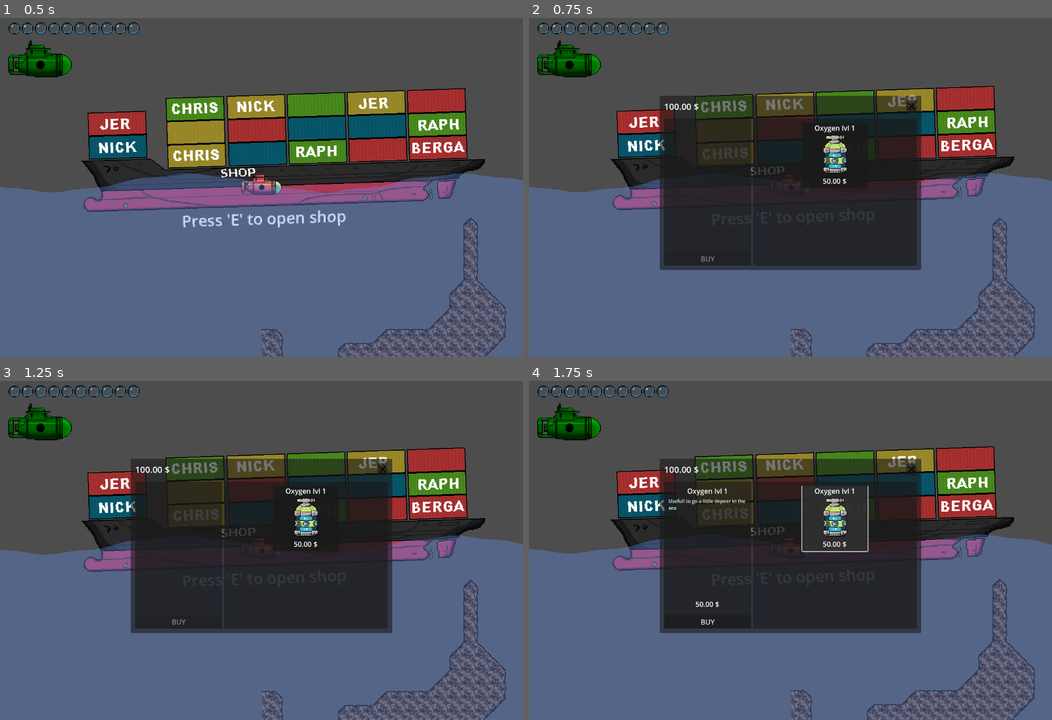
Above: before the commit, frames 1-4 (two rows, left to right).
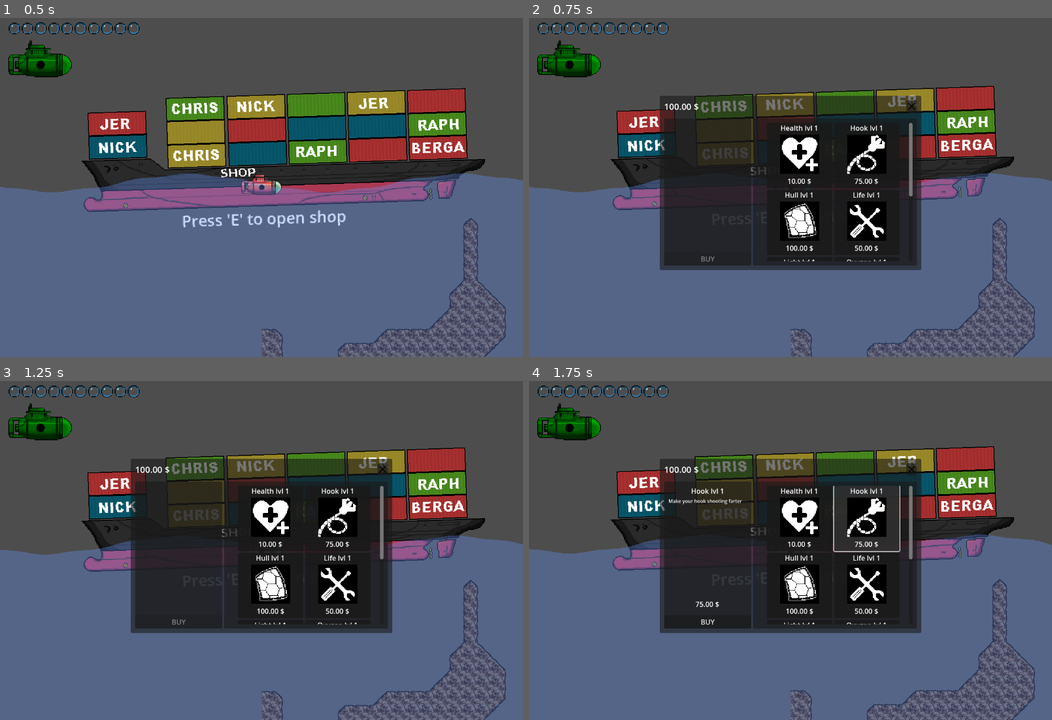
Above: after the commit, the same moments.

Repository: misterbamboo/ld57
Game: Godot game, scene res://MainGame.tscn
The game is run twice, just before and just after one commit, with the same random seed, the same clock (stepped at 60 frames per second) and the same inputs.
Inputs (mouse positions are in pixels of both pictures, inside the frame that each line leads up to):
- Up to frame 1 (0.5 s): no input
- Up to frame 2 (0.75 s): tap E at 0.5 s; hold Right (sub_right) from 0.53 s (still down); tap R at 0.6 s
- Up to frame 3 (1.25 s): keep holding Right (sub_right); tap E at 0.8 s
- Up to frame 4 (1.75 s): release Right (sub_right) at 1.25 s; click (832, 519) at 1.27 s

Frame 1 is identical in both runs. In frame 2, 4.5% of the frame differs, in the area x 45-74%, y 30-72%; in frame 3, 4.5%; in frame 4, 4.9%, in the area x 26-74%, y 30-72%.

Commit message:
feat: Finish shop items

Diff:
--- a/src/godotproject/GameState/money.gd
+++ b/src/godotproject/GameState/money.gd
@@ -7,3 +7,9 @@
 
 func addMoney(value: float):
 	money += value
+
+func tryRemoveMoney(value: float) -> bool:
+	if(money >= value):
+		money -= value
+		return true
+	return false
--- a/src/godotproject/Inventory/inventorymanager.gd
+++ b/src/godotproject/Inventory/inventorymanager.gd
@@ -1,8 +1,6 @@
 class_name InventoryManager extends Node #Area2D
 
 const SoundNames = preload("res://Audio/soundname.gd")
-
-static var instance: InventoryManager = null
 
 var inventory: Array = []
 
@@ -17,7 +15,6 @@
 var can_sell: bool = false
 
 func _ready():
-	instance = self
 	_reset_inventory()
 
 func _on_inventory_body_entered(body: Node2D) -> void:
--- a/src/godotproject/MainGame.tscn
+++ b/src/godotproject/MainGame.tscn
@@ -26,6 +26,12 @@
 [ext_resource type="Texture2D" uid="uid://v5rlg4d1pvgg" path="res://ShopManagement/Assets/oxy_tank.png" id="19_28psf"]
 [ext_resource type="Texture2D" uid="uid://dclgoyvr3jx7d" path="res://ShopManagement/Assets/exit_btn_16.png" id="20_a6adi"]
 [ext_resource type="Resource" uid="uid://bj5pq30aynjca" path="res://ShopManagement/ItemsDatabase/oxy_1.tres" id="20_cgwad"]
+[ext_resource type="Resource" uid="uid://b8ldl35smk3lx" path="res://ShopManagement/ItemsDatabase/health_1.tres" id="23_y1hsh"]
+[ext_resource type="Resource" uid="uid://0ubrf3u1q5cp" path="res://ShopManagement/ItemsDatabase/hook_1.tres" id="24_ql8k3"]
+[ext_resource type="Resource" uid="uid://ddjoboxmpm5c" path="res://ShopManagement/ItemsDatabase/hull_1.tres" id="25_5b81d"]
+[ext_resource type="Resource" uid="uid://b5epj64qgp0vw" path="res://ShopManagement/ItemsDatabase/life_1.tres" id="26_8kysg"]
+[ext_resource type="Resource" uid="uid://ih62eyehvjgu" path="res://ShopManagement/ItemsDatabase/light_1.tres" id="27_n03md"]
+[ext_resource type="Resource" uid="uid://dmwqivu5lrfxa" path="res://ShopManagement/ItemsDatabase/speed_1.tres" id="29_uhubb"]
 
 [sub_resource type="TileSetAtlasSource" id="TileSetAtlasSource_28psf"]
 texture = ExtResource("7_ma1re")
@@ -237,7 +243,7 @@
 expand_mode = 1
 stretch_mode = 4
 
-[node name="ShopScreen" type="Control" parent="CanvasLayer" node_paths=PackedStringArray("moneyDisplayLabel", "buyButton", "titleLabel", "descriptionLabel", "priceLabel", "shopItemsContainer")]
+[node name="ShopScreen" type="Control" parent="CanvasLayer" node_paths=PackedStringArray("moneyDisplayLabel", "buyButton", "titleLabel", "descriptionLabel", "priceLabel", "messageLabel", "shopItemsContainer")]
 layout_mode = 3
 anchors_preset = 15
 anchor_right = 1.0
@@ -245,12 +251,13 @@
 grow_horizontal = 2
 grow_vertical = 2
 script = ExtResource("17_yphxy")
-shopDefinitions = Array[ExtResource("19_6brkw")]([ExtResource("20_cgwad")])
+shopDefinitions = Array[ExtResource("19_6brkw")]([ExtResource("23_y1hsh"), ExtResource("24_ql8k3"), ExtResource("25_5b81d"), ExtResource("26_8kysg"), ExtResource("27_n03md"), ExtResource("20_cgwad"), ExtResource("29_uhubb")])
 moneyDisplayLabel = NodePath("CenterContainer/PanelContainer/VBoxContainer/MarginContainer2/HBoxContainer2/PlayerMoney")
-buyButton = NodePath("CenterContainer/PanelContainer/VBoxContainer/MarginContainer/HBoxContainer/MarginContainerLeft/PanelContainer/VBoxContainer/Button")
+buyButton = NodePath("CenterContainer/PanelContainer/VBoxContainer/MarginContainer/HBoxContainer/MarginContainerLeft/PanelContainer/VBoxContainer/BuyButton")
 titleLabel = NodePath("CenterContainer/PanelContainer/VBoxContainer/MarginContainer/HBoxContainer/MarginContainerLeft/PanelContainer/VBoxContainer/MarginContainer/VBoxContainer/Title")
 descriptionLabel = NodePath("CenterContainer/PanelContainer/VBoxContainer/MarginContainer/HBoxContainer/MarginContainerLeft/PanelContainer/VBoxContainer/MarginContainer/VBoxContainer/Description")
 priceLabel = NodePath("CenterContainer/PanelContainer/VBoxContainer/MarginContainer/HBoxContainer/MarginContainerLeft/PanelContainer/VBoxContainer/MarginContainer/VBoxContainer/Price")
+messageLabel = NodePath("CenterContainer/PanelContainer/VBoxContainer/MarginContainer/HBoxContainer/MarginContainerLeft/PanelContainer/VBoxContainer/MarginContainer/VBoxContainer/Message")
 shopItemsContainer = NodePath("CenterContainer/PanelContainer/VBoxContainer/MarginContainer/HBoxContainer/MarginContainerRight/MarginContainer/ScrollContainer/CenterContainer/ShopItems")
 shopItemComponent = ExtResource("18_ma1re")
 temp_oxy_icon = ExtResource("19_28psf")
@@ -342,7 +349,14 @@
 text = "1000$"
 horizontal_alignment = 1
 
-[node name="Button" type="Button" parent="CanvasLayer/ShopScreen/CenterContainer/PanelContainer/VBoxContainer/MarginContainer/HBoxContainer/MarginContainerLeft/PanelContainer/VBoxContainer"]
+[node name="Message" type="Label" parent="CanvasLayer/ShopScreen/CenterContainer/PanelContainer/VBoxContainer/MarginContainer/HBoxContainer/MarginContainerLeft/PanelContainer/VBoxContainer/MarginContainer/VBoxContainer"]
+layout_mode = 2
+theme_override_colors/font_color = Color(0.876621, 0.703579, 0, 1)
+theme_override_font_sizes/font_size = 11
+text = "message"
+horizontal_alignment = 1
+
+[node name="BuyButton" type="Button" parent="CanvasLayer/ShopScreen/CenterContainer/PanelContainer/VBoxContainer/MarginContainer/HBoxContainer/MarginContainerLeft/PanelContainer/VBoxContainer"]
 layout_mode = 2
 text = "BUY"
 
@@ -372,3 +386,4 @@
 columns = 2
 
 [connection signal="button_up" from="CanvasLayer/ShopScreen/CenterContainer/PanelContainer/VBoxContainer/MarginContainer2/HBoxContainer2/ExitButton" to="CanvasLayer/ShopScreen" method="_on_exit_button_up"]
+[connection signal="button_up" from="CanvasLayer/ShopScreen/CenterContainer/PanelContainer/VBoxContainer/MarginContainer/HBoxContainer/MarginContainerLeft/PanelContainer/VBoxContainer/BuyButton" to="CanvasLayer/ShopScreen" method="_on_buy_button_button_up"]
--- a/src/godotproject/ShopManagement/ItemsDatabase/ShopItemDef.gd
+++ b/src/godotproject/ShopManagement/ItemsDatabase/ShopItemDef.gd
@@ -1,6 +1,15 @@
 class_name ShopItemDef extends Resource
+
+const UpgradeType = preload("res://Upgrades/upgrade_type.gd").UpgradeType
+
 @export var key: String
 @export var title: String
 @export var description: String
 @export var price: float
 @export var icon: Texture2D
+
+@export var upgradeType: UpgradeType = UpgradeType.NONE
+@export var upgradeValue: float = 0.0
+
+@export var upgradeType2: UpgradeType = UpgradeType.NONE
+@export var upgradeValue2: float = 0.0
--- /dev/null
+++ b/src/godotproject/ShopManagement/ItemsDatabase/health_1.tres
@@ -0,0 +1,17 @@
+[gd_resource type="Resource" script_class="ShopItemDef" load_steps=3 format=3 uid="uid://b8ldl35smk3lx"]
+
+[ext_resource type="Texture2D" uid="uid://bjxa4nvvmq8r1" path="res://ShopManagement/Assets/health_upgrade.png" id="1_fbgqu"]
+[ext_resource type="Script" uid="uid://b2uchrnmg5evm" path="res://ShopManagement/ItemsDatabase/ShopItemDef.gd" id="2_c7dp2"]
+
+[resource]
+script = ExtResource("2_c7dp2")
+key = "health_1"
+title = "Health lvl 1"
+description = "Better health capacity. Would take more time to die from missing air or cumulated demages."
+price = 10.0
+icon = ExtResource("1_fbgqu")
+upgradeType = 2
+upgradeValue = 50.0
+upgradeType2 = 7
+upgradeValue2 = 0.0
+metadata/_custom_type_script = "uid://b2uchrnmg5evm"
--- /dev/null
+++ b/src/godotproject/ShopManagement/ItemsDatabase/hook_1.tres
@@ -0,0 +1,17 @@
+[gd_resource type="Resource" script_class="ShopItemDef" load_steps=3 format=3 uid="uid://0ubrf3u1q5cp"]
+
+[ext_resource type="Texture2D" uid="uid://bqybbsd3th8fl" path="res://ShopManagement/Assets/hook-upgrade.png" id="1_qy58e"]
+[ext_resource type="Script" uid="uid://b2uchrnmg5evm" path="res://ShopManagement/ItemsDatabase/ShopItemDef.gd" id="2_hig17"]
+
+[resource]
+script = ExtResource("2_hig17")
+key = "hook_1"
+title = "Hook lvl 1"
+description = "Make your hook shooting farter"
+price = 75.0
+icon = ExtResource("1_qy58e")
+upgradeType = 4
+upgradeValue = 50.0
+upgradeType2 = 7
+upgradeValue2 = 0.0
+metadata/_custom_type_script = "uid://b2uchrnmg5evm"
--- /dev/null
+++ b/src/godotproject/ShopManagement/ItemsDatabase/hull_1.tres
@@ -0,0 +1,17 @@
+[gd_resource type="Resource" script_class="ShopItemDef" load_steps=3 format=3 uid="uid://ddjoboxmpm5c"]
+
+[ext_resource type="Texture2D" uid="uid://dps7tgv24iaw2" path="res://ShopManagement/Assets/hull-upgrade.png" id="1_lrvs4"]
+[ext_resource type="Script" uid="uid://b2uchrnmg5evm" path="res://ShopManagement/ItemsDatabase/ShopItemDef.gd" id="2_px0gj"]
+
+[resource]
+script = ExtResource("2_px0gj")
+key = "hull_1"
+title = "Hull lvl 1"
+description = "Make your submarine more resistant to impacts."
+price = 100.0
+icon = ExtResource("1_lrvs4")
+upgradeType = 5
+upgradeValue = 50.0
+upgradeType2 = 6
+upgradeValue2 = 50.0
+metadata/_custom_type_script = "uid://b2uchrnmg5evm"
--- /dev/null
+++ b/src/godotproject/ShopManagement/ItemsDatabase/life_1.tres
@@ -0,0 +1,17 @@
+[gd_resource type="Resource" script_class="ShopItemDef" load_steps=3 format=3 uid="uid://b5epj64qgp0vw"]
+
+[ext_resource type="Texture2D" uid="uid://cnf2gtfax4a5p" path="res://ShopManagement/Assets/repair-upgrade.png" id="1_0mhh8"]
+[ext_resource type="Script" uid="uid://b2uchrnmg5evm" path="res://ShopManagement/ItemsDatabase/ShopItemDef.gd" id="2_wjdpc"]
+
+[resource]
+script = ExtResource("2_wjdpc")
+key = "life_1"
+title = "Life lvl 1"
+description = "Fix issues on you sub before it sinks."
+price = 50.0
+icon = ExtResource("1_0mhh8")
+upgradeType = 6
+upgradeValue = 50.0
+upgradeType2 = 7
+upgradeValue2 = 0.0
+metadata/_custom_type_script = "uid://b2uchrnmg5evm"
--- /dev/null
+++ b/src/godotproject/ShopManagement/ItemsDatabase/light_1.tres
@@ -0,0 +1,17 @@
+[gd_resource type="Resource" script_class="ShopItemDef" load_steps=3 format=3 uid="uid://ih62eyehvjgu"]
+
+[ext_resource type="Texture2D" uid="uid://i1ju1abllhu7" path="res://ShopManagement/Assets/light-upgrade.png" id="1_ubh5h"]
+[ext_resource type="Script" uid="uid://b2uchrnmg5evm" path="res://ShopManagement/ItemsDatabase/ShopItemDef.gd" id="2_w0arw"]
+
+[resource]
+script = ExtResource("2_w0arw")
+key = "light_1"
+title = "Light lvl 1"
+description = "See better in the dark."
+price = 250.0
+icon = ExtResource("1_ubh5h")
+upgradeType = 3
+upgradeValue = 50.0
+upgradeType2 = 7
+upgradeValue2 = 0.0
+metadata/_custom_type_script = "uid://b2uchrnmg5evm"
--- a/src/godotproject/ShopManagement/ItemsDatabase/oxy_1.tres
+++ b/src/godotproject/ShopManagement/ItemsDatabase/oxy_1.tres
@@ -7,7 +7,11 @@
 script = ExtResource("1_ejvtk")
 key = "oxy_1"
 title = "Oxygen lvl 1"
-description = "Usefull to go a little depeer in the sea"
-price = 50.0
+description = "Usefull to go a little deeper in the sea."
+price = 100.0
 icon = ExtResource("1_56syx")
+upgradeType = 1
+upgradeValue = 50.0
+upgradeType2 = 7
+upgradeValue2 = 0.0
 metadata/_custom_type_script = "uid://b2uchrnmg5evm"
--- /dev/null
+++ b/src/godotproject/ShopManagement/ItemsDatabase/speed_1.tres
@@ -0,0 +1,17 @@
+[gd_resource type="Resource" script_class="ShopItemDef" load_steps=3 format=3 uid="uid://dmwqivu5lrfxa"]
+
+[ext_resource type="Texture2D" uid="uid://duk8nsyyalxap" path="res://ShopManagement/Assets/propeller-upgrade.png" id="1_qh4ut"]
+[ext_resource type="Script" uid="uid://b2uchrnmg5evm" path="res://ShopManagement/ItemsDatabase/ShopItemDef.gd" id="2_o8u2a"]
+
+[resource]
+script = ExtResource("2_o8u2a")
+key = "speed_1"
+title = "Propeller lvl 1"
+description = "Give your sub a little torque!"
+price = 1000.0
+icon = ExtResource("1_qh4ut")
+upgradeType = 0
+upgradeValue = 100.0
+upgradeType2 = 7
+upgradeValue2 = 0.0
+metadata/_custom_type_script = "uid://b2uchrnmg5evm"
--- a/src/godotproject/ShopManagement/ShopItem/shopitem.gd
+++ b/src/godotproject/ShopManagement/ShopItem/shopitem.gd
@@ -1,27 +1,19 @@
 class_name ShopItem extends Panel
 
-signal shop_item_selected(key: String, title: String, icon: Texture2D, description: String, price: float)
+signal shop_item_selected(itemDef: ShopItemDef)
 
 @export var titleLabel: Label
 @export var iconTextureRect: TextureRect
 @export var priceLabel: Label
 
-var _key: String = ""
-var _title: String = ""
-var _description: String = ""
-var _price: float = 0.0
-var _icon: Texture2D = null
+var _itemDef: ShopItemDef
 
-func build(key: String, title: String, icon: Texture2D, description: String, price: float):
-	_key = key
-	_title = title
-	_icon = icon
-	_description = description
-	_price = price
+func build(itemDef: ShopItemDef):
+	_itemDef = itemDef
 
-	titleLabel.text = _title
-	priceLabel.text = ("%.2f" % _price) + " $"
-	iconTextureRect.texture = _icon
+	titleLabel.text = _itemDef.title
+	priceLabel.text = ("%.2f" % _itemDef.price) + " $"
+	iconTextureRect.texture = _itemDef.icon
 
 func _on_button_button_up() -> void:
-	emit_signal("shop_item_selected", _key, _title, _icon, _description, _price)
+	emit_signal("shop_item_selected", _itemDef)
--- a/src/godotproject/ShopManagement/shopscreen.gd
+++ b/src/godotproject/ShopManagement/shopscreen.gd
@@ -1,4 +1,6 @@
 class_name ShopScreen extends Control
+
+const UpgradeType = preload("res://Upgrades/upgrade_type.gd").UpgradeType
 
 @export var shopDefinitions: Array[ShopItemDef] = []
 
@@ -8,11 +10,14 @@
 @export var titleLabel: Label
 @export var descriptionLabel: RichTextLabel
 @export var priceLabel: Label
+@export var messageLabel: Label
+
 @export var shopItemsContainer: GridContainer
 @export var shopItemComponent: PackedScene
 var shopItems : Array[ShopItem] = []
 
-var selectedPrice: float = 0
+var selectedItem: ShopItemDef = null
+var displayMessage: String = ""
 
 @export var temp_oxy_icon: Texture2D
 
@@ -21,19 +26,22 @@
 	_reset_ui()
 
 	for shopDef in shopDefinitions:
-		_add_item_to_shop(shopDef.key, shopDef.title, shopDef.icon, shopDef.description, shopDef.price)
+		_add_item_to_shop(shopDef)
 	#_add_item_to_shop("oxy2", "Super Oxy", temp_oxy_icon, "Give you a LOT of oxygen for deap dives", 499.99)
 	#_add_item_to_shop("oxy3", "AwesOxy", temp_oxy_icon, "Awsome oxy can bring you to the MOON", 59999.99)
 
 func _reset_ui():
+	moneyDisplayLabel.text = ("%.2f" % MoneyBag.getTotal()) + " $"
 	titleLabel.text = "Select an item"
 	descriptionLabel.text = ""
 	priceLabel.text = ""
+	messageLabel.text = ""
+	displayMessage = ""
 	_updateItemState(false)
 
-func _add_item_to_shop(key: String, title: String, icon: Texture2D, description: String, price: float):
+func _add_item_to_shop(itemDef: ShopItemDef):
 	var item = shopItemComponent.instantiate() as ShopItem
-	item.build(key, title, icon, description, price)
+	item.build(itemDef)
 	item.shop_item_selected.connect(_shop_item_selected)
 	shopItems.append(item)
 	shopItemsContainer.add_child(item)
@@ -41,24 +49,66 @@
 func displayScreen():
 	_reset_ui()
 	visible = true
-	moneyDisplayLabel.text = ("%.2f" % MoneyBag.getTotal()) + " $"
 	Oxygen.inactive()
 	Game.instance.change_state(Game.GameState.IN_SHOP)
 
-func _shop_item_selected(key: String, title: String, icon: Texture2D, description: String, price: float):
-	titleLabel.text = title
-	descriptionLabel.text = description
-	priceLabel.text = ("%.2f" % price) + " $"
-	selectedPrice = price
+func _shop_item_selected(itemDef: ShopItemDef):
+	selectedItem = itemDef
+	titleLabel.text = selectedItem.title
+	descriptionLabel.text = selectedItem.description
+	priceLabel.text = ("%.2f" % selectedItem.price) + " $"
 	_updateItemState(true)
 
 func _updateItemState(itemSelected: bool):
-	buyButton.disabled = !itemSelected or MoneyBag.getTotal() < selectedPrice
+	buyButton.disabled = !itemSelected or MoneyBag.getTotal() < selectedItem.price
 	titleLabel.visible = itemSelected
 	descriptionLabel.visible = itemSelected
 	priceLabel.visible = itemSelected
+	var shouldDisplayMessage = displayMessage != null and displayMessage.length() > 0
+	messageLabel.visible = shouldDisplayMessage
+	messageLabel.text = displayMessage
 
 func _on_exit_button_up() -> void:
 	visible = false
 	Oxygen.active()
 	Game.instance.change_state(Game.GameState.IN_ACTION)
+
+func _on_buy_button_button_up() -> void:
+	var isBuyable = MoneyBag.getTotal() >= selectedItem.price
+	if(!isBuyable):
+		displayMessage = "Not enought money"
+		_updateItemState(true)
+		return
+
+	if(!MoneyBag.tryRemoveMoney(selectedItem.price)):
+		displayMessage = "Not more money"
+		_updateItemState(true)
+		return
+
+	if(selectedItem.upgradeType != UpgradeType.NONE):
+		bought_upgrade(selectedItem.upgradeType, selectedItem.upgradeValue)
+
+	if(selectedItem.upgradeType2 != UpgradeType.NONE):
+		bought_upgrade(selectedItem.upgradeType2, selectedItem.upgradeValue2)
+
+	_reset_ui()
+
+func bought_upgrade(upgrade_type: UpgradeType, value: float):
+	var submarine = Submarine.instance
+	match upgrade_type:
+		UpgradeType.OXYGEN_UPGRADE:
+			submarine.increase_oxygen(value)
+		UpgradeType.HEALTH_UPGRADE:
+			submarine.increase_health(value)
+		UpgradeType.LIGHT_UPGRADE:
+			submarine.increase_light(value)
+		UpgradeType.SPEED_UPGRADE:
+			submarine.increase_speed(value)
+		UpgradeType.HOOK_UPGRADE:
+			submarine.increase_hook(value)
+		UpgradeType.HULL_UPGRADE:
+			submarine.increase_hull(value)
+		UpgradeType.LIFE_RECOVER:
+			Life.refill(value)
+
+	#AudioManager.instance.play_sound(SoundNames.SoundName.UPGRADE1)
--- a/src/godotproject/Singletons/life.gd
+++ b/src/godotproject/Singletons/life.gd
@@ -1,52 +1,44 @@
 extends Node
 
-var quantity: float
-var capacity: float
+var life_quantity: float
+var life_capacity: float
+func _get_life_capacity() -> float:
+	return life_capacity + Submarine.instance.hull_capacity_upgrade
+
 var losing_life := false
 
 var starting_quantity := 100.0
 var starting_capacity := 100.0
 var reduction_per_sec_when_no_oxy := 20.0 # 5 seconds
 
-func _ready():
-	quantity = starting_quantity
-	capacity = starting_capacity
+func _ready() -> void:
+	life_quantity = starting_quantity
+	life_capacity = starting_capacity
 
 func _process(delta: float) -> void:
 	var is_losing = false
 	if Oxygen.quantity <= 0 and not Game.instance.invincible:
-		quantity -= delta * reduction_per_sec_when_no_oxy
+		life_quantity -= delta * reduction_per_sec_when_no_oxy
 		is_losing = true
 
 	losing_life = is_losing
-	quantity = clamp(quantity, 0, capacity)
+	life_quantity = clamp(life_quantity, 0, _get_life_capacity())
 
-	_update_life()
-
-func _update_life():
-	if Submarine.instance.life_upgrade_bought:
-		quantity += 25
-		Submarine.instance.life_upgrade_bought = false
-
-	if Submarine.instance.hull_upgrade_bought:
-		if quantity != capacity:
-			capacity += 25
-			quantity += 25
-			Submarine.instance.hull_upgrade_bought = false
-			print("Hull upgraded hheeeheee")
+func refill(amount: float):
+	life_quantity = clamp(life_quantity + amount, 0, _get_life_capacity())
 
 func hit(damage: float) -> void:
-	quantity = clamp(quantity - damage, 0, capacity)
+	life_quantity = clamp(life_quantity - damage, 0, _get_life_capacity())
 	losing_life = true
 
 func is_dead() -> bool:
-	return quantity <= 0
+	return life_quantity <= 0
 
 func get_quantity() -> float:
-	return quantity
+	return life_quantity
 
 func get_capacity() -> float:
-	return capacity
+	return _get_life_capacity()
 
 func is_losing_life() -> bool:
 	return losing_life
--- a/src/godotproject/Singletons/oxygen.gd
+++ b/src/godotproject/Singletons/oxygen.gd
@@ -1,7 +1,9 @@
 extends Node
 
 var quantity: float
-var capacity: float
+var oxy_capacity: float
+func _get_oxy_capacity() -> float:
+	return oxy_capacity + Submarine.instance.oxygen_capacity_upgrade
 
 @export var starting_quantity: float = 100.0
 @export var starting_capacity: float = 100.0
@@ -10,15 +12,15 @@
 
 var isInactive: bool = false
 
+func _ready() -> void:
+	quantity = starting_quantity
+	oxy_capacity = starting_capacity
+
 func inactive():
 	isInactive = true
 
 func active():
 	isInactive = false
-
-func _ready():
-	quantity = starting_quantity
-	capacity = starting_capacity
 
 func _process(delta: float) -> void:
 	if(isInactive):
@@ -28,18 +30,11 @@
 	else:
 		quantity += delta * recuperation_per_sec
 
-	quantity = clamp(quantity, 0, capacity)
-
-	_update_oxygen()
-
-func _update_oxygen():
-	if Submarine.instance.oxygen_upgrade_bought:
-		capacity += 50
-		Submarine.instance.oxygen_upgrade_bought = false
+	quantity = clamp(quantity, 0, _get_oxy_capacity())
 
 # Méthodes pour garder compatibilité avec interface
 func get_quantity() -> float:
 	return quantity
 
 func get_capacity() -> float:
-	return capacity
+	return _get_oxy_capacity()
--- a/src/godotproject/Submarine/submarine.gd
+++ b/src/godotproject/Submarine/submarine.gd
@@ -1,19 +1,12 @@
 class_name Submarine extends Node2D
 
-const UT = preload("res://Upgrades/upgrade_type.gd")
 const SoundNames = preload("res://Audio/soundname.gd")
 
-var speed_upgrade_bought := false
-var oxygen_upgrade_bought := false
-var life_upgrade_bought := false
-var light_upgrade_bought := false
-var hook_upgrade_bought := false
-var hull_upgrade_bought := false
-
-static var instance : Submarine = null
 static var rb : RigidBody2D = null
 
 var map := MapGenerator.instance
+
+static var instance: Submarine
 
 func _ready():
 	instance = self
@@ -38,44 +31,26 @@
 		var damage = (rb.linear_velocity.length() - 1) * 2
 		Life.hit(damage)
 
-# Fonctions pour appliquer les améliorations
-func increase_oxygen():
-	oxygen_upgrade_bought = true
+var oxygen_capacity_upgrade: float
+func increase_oxygen(amount: float):
+	oxygen_capacity_upgrade += amount
 
-func increase_health():
-	life_upgrade_bought = true
+var health_capacity_upgrade: float
+func increase_health(amount: float):
+	health_capacity_upgrade += amount
 
-func increase_light():
-	light_upgrade_bought = true
+var light_capacity_upgrade: float
+func increase_light(amount: float):
+	light_capacity_upgrade += amount
 
-func increase_speed():
-	speed_upgrade_bought = true
+var speed_capacity_upgrade: float
+func increase_speed(amount: float):
+	speed_capacity_upgrade += amount
 
-func increase_hook():
-	hook_upgrade_bought = true
+var hook_capacity_upgrade: float
+func increase_hook(amount: float):
+	hook_capacity_upgrade += amount
 
-func increase_hull():
-	hull_upgrade_bought = true
-
-func bought_upgrade(upgrade_type):
-	match upgrade_type:
-		UT.UpgradeType.OXYGEN_UPGRADE:
-			increase_oxygen()
-		UT.UpgradeType.HEALTH_UPGRADE:
-			increase_health()
-		UT.UpgradeType.LIGHT_UPGRADE:
-			increase_light()
-		UT.UpgradeType.SPEED_UPGRADE:
-			increase_speed()
-		UT.UpgradeType.HOOK_UPGRADE:
-			increase_hook()
-		UT.UpgradeType.HULL_UPGRADE:
-			increase_hull()
-
-	AudioManager.instance.play_sound(SoundNames.SoundName.UPGRADE1)
-
-func try_spend_money_amount(amount: int) -> bool:
-	if InventoryManager.instance.inventory_reward >= amount:
-		InventoryManager.instance.inventory_reward -= amount
-		return true
-	return false
+var hull_capacity_upgrade: float
+func increase_hull(amount: float):
+	hull_capacity_upgrade += amount
--- a/src/godotproject/Submarine/submarinemovement.gd
+++ b/src/godotproject/Submarine/submarinemovement.gd
@@ -1,6 +1,9 @@
 class_name SubmarineMovement extends RigidBody2D
 
 @export var move_speed: float = 200.0
+func _get_move_speed() -> float:
+	return move_speed + Submarine.instance.speed_capacity_upgrade
+
 @export var point_light: Light2D
 
 @export var out_of_water_buffer_zone := 20.0
@@ -23,28 +26,22 @@
 	var down_strength = Input.get_action_strength("sub_down")
 
 	if up_strength > 0:
-		force.y -= move_speed
+		force.y -= _get_move_speed()
 
 	if down_strength > 0:
-		force.y += move_speed
+		force.y += _get_move_speed()
 
 	# Handle horizontal movement
 	var right_strength = Input.get_action_strength("sub_right")
 	var left_strength = Input.get_action_strength("sub_left")
 
 	if right_strength > 0:
-		force.x += move_speed
+		force.x += _get_move_speed()
 
 	if left_strength > 0:
-		force.x -= move_speed
+		force.x -= _get_move_speed()
 
 	apply_central_force(force)
-	_update_speed()
-
-func _update_speed():
-	if Submarine.instance.speed_upgrade_bought:
-		move_speed += 2
-		Submarine.instance.speed_upgrade_bought = false
 
 func _outside_water_force(surface: float):
 	if global_position.y < surface - out_of_water_buffer_zone:
--- a/src/godotproject/Upgrades/upgrade_type.gd
+++ b/src/godotproject/Upgrades/upgrade_type.gd
@@ -4,5 +4,7 @@
 	HEALTH_UPGRADE,
 	LIGHT_UPGRADE,
 	HOOK_UPGRADE,
-	HULL_UPGRADE
+	HULL_UPGRADE,
+	LIFE_RECOVER,
+	NONE
 }
--- a/src/godotproject/project.godot
+++ b/src/godotproject/project.godot
@@ -20,6 +20,7 @@
 Oxygen="*res://Singletons/oxygen.tscn"
 Life="*res://Singletons/life.tscn"
 MoneyBag="*res://GameState/money.gd"
+Inventory="*res://Inventory/inventorymanager.gd"
 
 [display]
 
Not shown: 1 places in src/godotproject/MainGame.tscn that only renumber resources
Binary file added: src/godotproject/ShopManagement/Assets/air-upgrade.png
Not shown, added: src/godotproject/ShopManagement/Assets/air-upgrade.png.import
Binary file added: src/godotproject/ShopManagement/Assets/health_upgrade.png
Not shown, added: src/godotproject/ShopManagement/Assets/health_upgrade.png.import
Binary file added: src/godotproject/ShopManagement/Assets/hook-upgrade.png
Not shown, added: src/godotproject/ShopManagement/Assets/hook-upgrade.png.import
Binary file added: src/godotproject/ShopManagement/Assets/hull-upgrade.png
Not shown, added: src/godotproject/ShopManagement/Assets/hull-upgrade.png.import
Binary file added: src/godotproject/ShopManagement/Assets/light-upgrade.png
Not shown, added: src/godotproject/ShopManagement/Assets/light-upgrade.png.import
Binary file added: src/godotproject/ShopManagement/Assets/propeller-upgrade.png
(and 4 more such lines)
